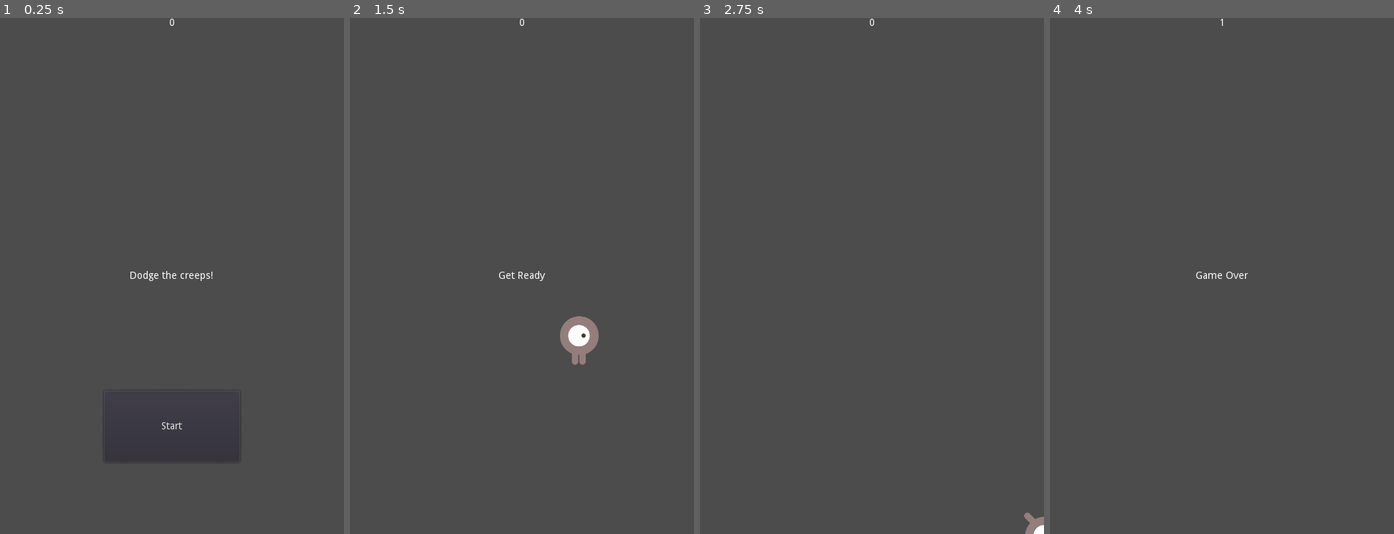
Above: before the commit, frames 1-4 (left to right).
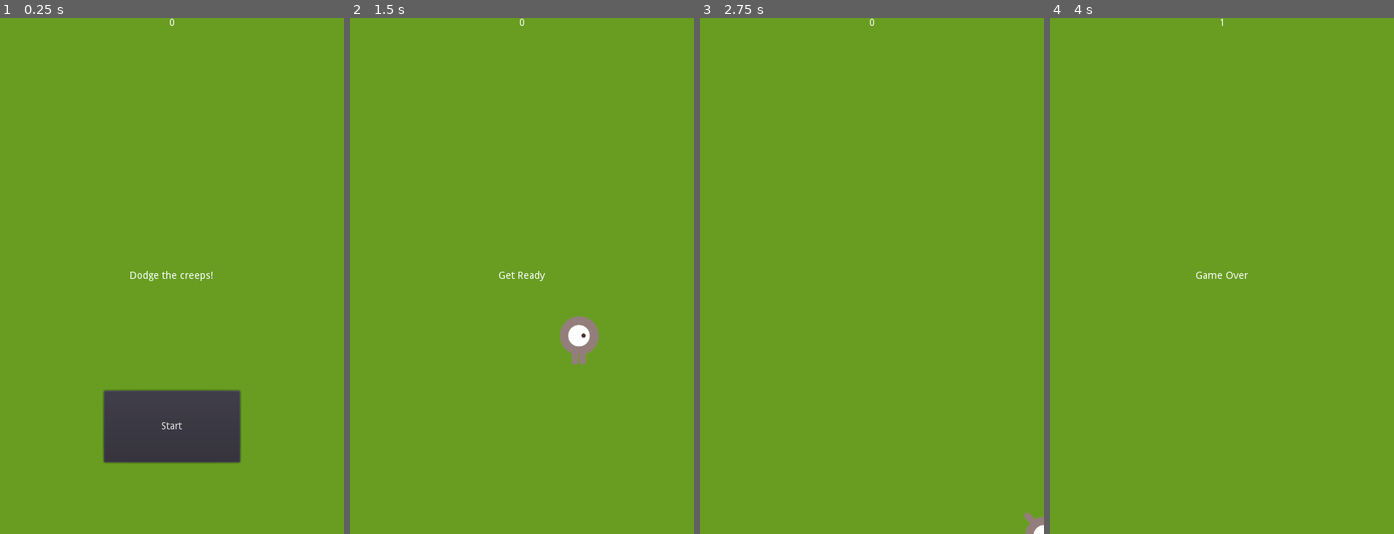
Above: after the commit, the same moments.

Repository: ltabis/godot-dodge-the-creeps
Game: Godot game, scene res://scenes/Main.tscn
Two runs of this game, one before a commit and one after it. Both use one fixed random seed, a clock stepped at 60 frames per second and the inputs below.
Inputs:
- Up to frame 1 (0.25 s): no input
- Up to frame 2 (1.5 s): click "Start" at 0.5 s; tap Enter at 1.25 s; hold Right (ui_right) from 1.28 s (still down)
- Up to frame 3 (2.75 s): release Right (ui_right) at 2.03 s; hold Down (ui_down) from 2.03 s (still down)
- Up to frame 4 (4 s): release Down (ui_down) at 2.78 s; hold Right (ui_right) 2.78-3.53 s; hold Up (ui_up) from 3.53 s (still down)

The runs differ from the first frame. In frame 1, 94% of the frame differs, in the area x 0-100%, y 0-100%; in frame 2, 99%; in frame 3, 100%; in frame 4, 100%.

Commit message:
:alembic: changed the background color.

Diff:
--- a/scenes/Main.tscn
+++ b/scenes/Main.tscn
@@ -13,6 +13,14 @@
 [node name="Main" type="Node"]
 script = ExtResource( 2 )
 Mob = ExtResource( 3 )
+
+[node name="ColorRect" type="ColorRect" parent="."]
+anchor_right = 1.0
+anchor_bottom = 1.0
+color = Color( 0.411765, 0.619608, 0.137255, 1 )
+__meta__ = {
+"_edit_use_anchors_": false
+}
 
 [node name="Player" parent="." instance=ExtResource( 1 )]
 
